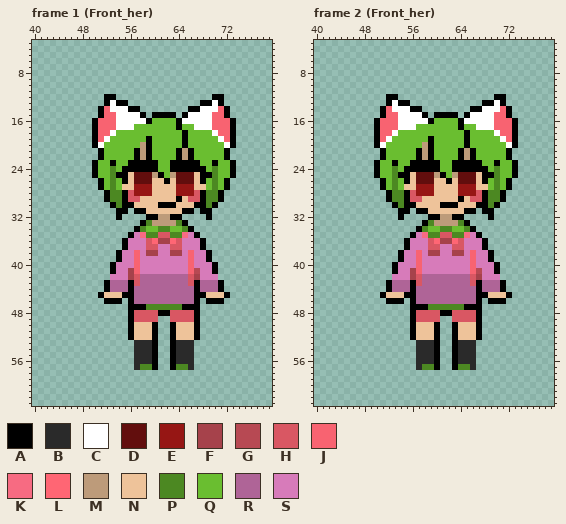
A pixel-art file gets an edit: characters/sprites/her.aseprite. The picture above is the old version.
124x64 pixels, 84 frames. Colours within 5 levels of each other are drawn and written as one. Shown: frame 1 (Front_her): x 40..79, y 3..63; frame 2 (Front_her): x 40..79, y 3..63. The commit also changed other frames, which this record leaves out.
Palette (. is transparent): A #000000  B #2a2a2a  C #ffffff  D #620e0d  E #961614  F #a6424b  G #b74953  H #d95763  J #f86371  K #f76b82  L #ff6674  M #bd9b7a  N #eec39a  P #4c8822  Q #6abe30  R #af6497  S #d77bba
After:
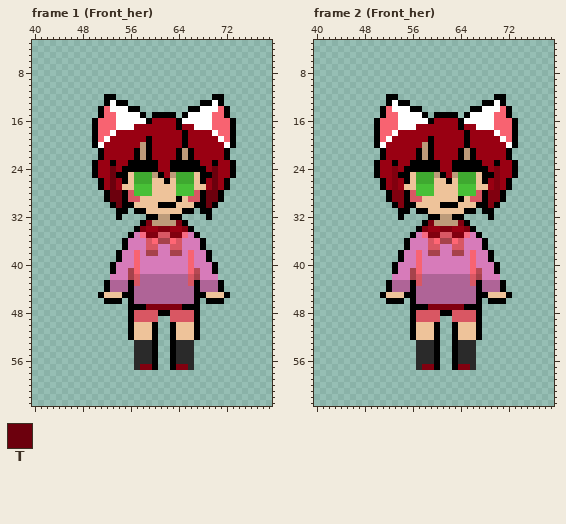
Colours new in this view: T #6c000d
Changes in this commit:
colour D: #620e0d -> #3fa930
colour E: #961614 -> #48c037
colour P: #4c8822 -> #81000f
colour Q: #6abe30 -> #990012
Frame 1 (Front_her), layer "head":
y 24..27: x 53 P -> T; x 70 P -> T
y 28..29: x 53..54 PP -> TT; x 69..70 PP -> TT
y 30: x 54 P -> T; x 69 P -> T
Where, in picture pixels (left, top, right, bottom), the same in both pictures:
changed: (98, 118, 230, 238)
changed: (146, 304, 182, 310)
changed: (140, 364, 152, 370)
changed: (176, 364, 188, 370)
changed: (380, 118, 512, 238)
changed: (428, 304, 464, 310)
changed: (422, 364, 434, 370)
changed: (458, 364, 470, 370)
